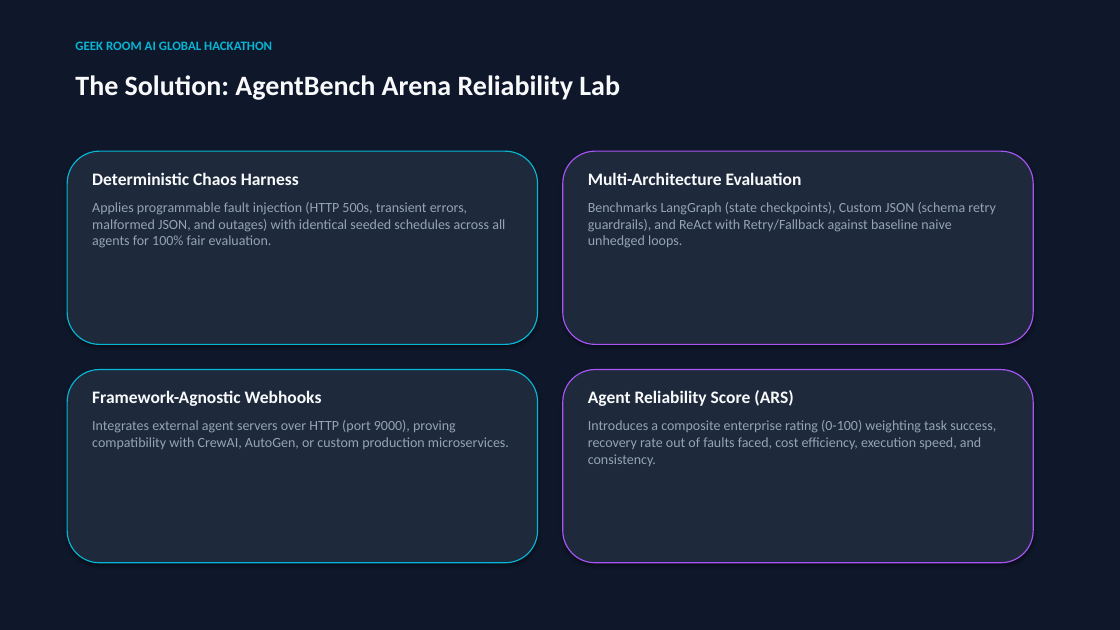
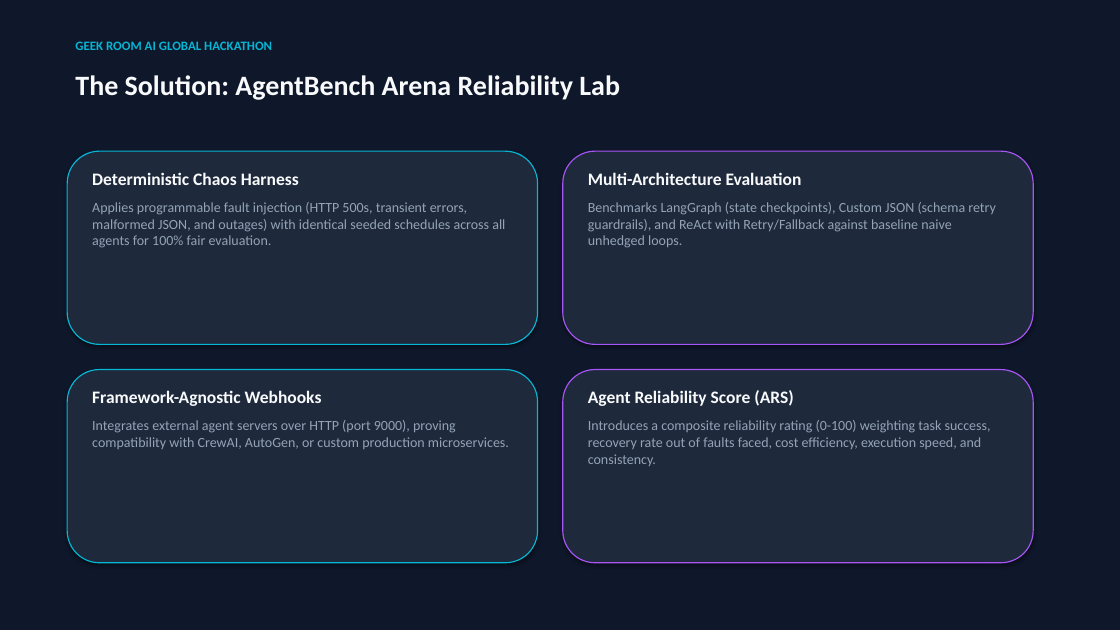
Before and after one commit to Mohan-M04/agentbench-arena, a slide deck: slide 3 of AgentBench_Arena_Hackathon_Pitch_Deck.pptx. Drawn at 1120x630 pixels with LibreOffice and Linux fonts; fonts in the diff are those of the drawing. Boxes give left, top, right and bottom in pixels: in the first picture for what was removed or moved away, otherwise in the second. Text is boxed around its words. In the diff, an @@ line names an element or a change of style, - is before the commit and + after.

Commit message:
fix(benchmark): resolve Task 11 ground truth truncation, remove remaining enterprise wording, support Gemini in live runner

```diff
--- a/AgentBench_Arena_Hackathon_Pitch_Deck.pptx
+++ b/AgentBench_Arena_Hackathon_Pitch_Deck.pptx
@@ text at (588,420,991,466): text changed @@
-Introduces a composite enterprise rating (0-100) weighting task success, recovery rate out of faults faced, cost efficiency, execution speed, and consistency.
+Introduces a composite reliability rating (0-100) weighting task success, recovery rate out of faults faced, cost efficiency, execution speed, and consistency.
```
Also in this commit, not shown: 3 other slides changed, 12 other files.
